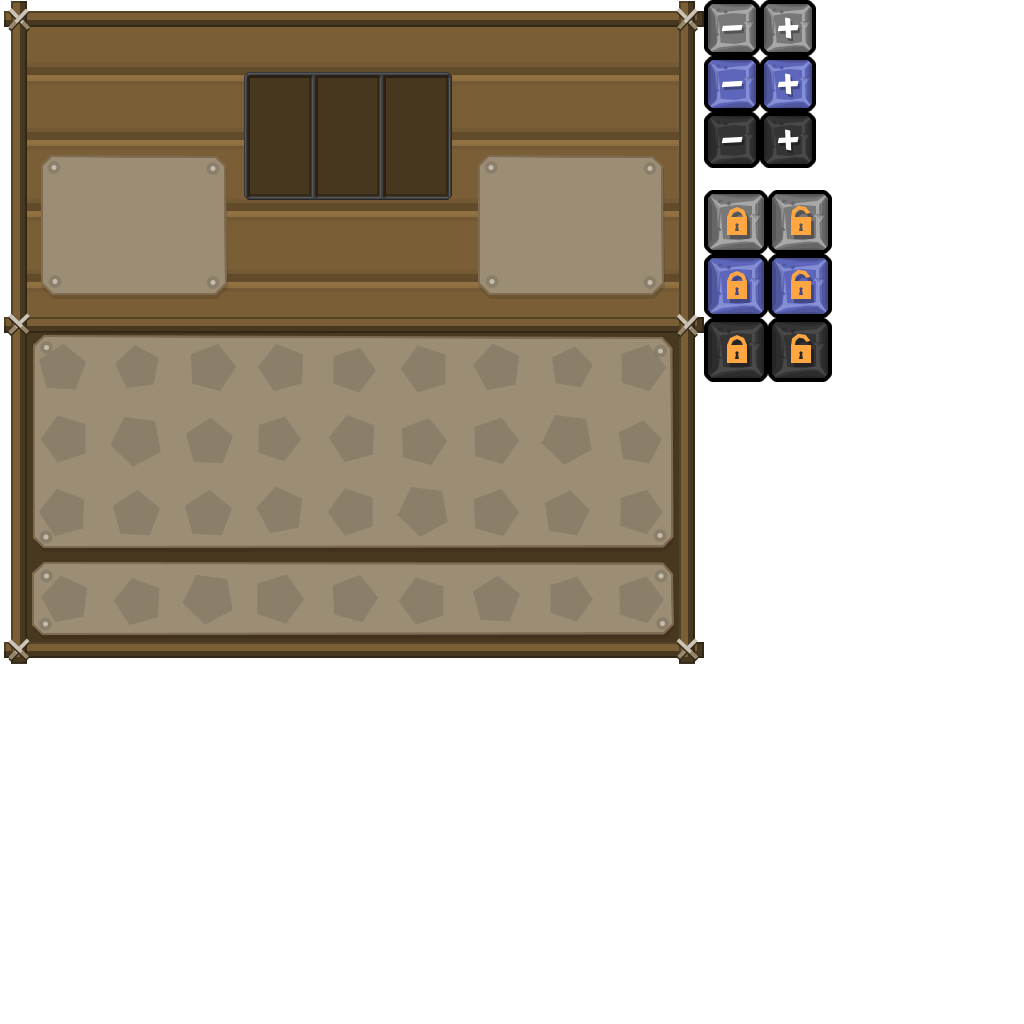
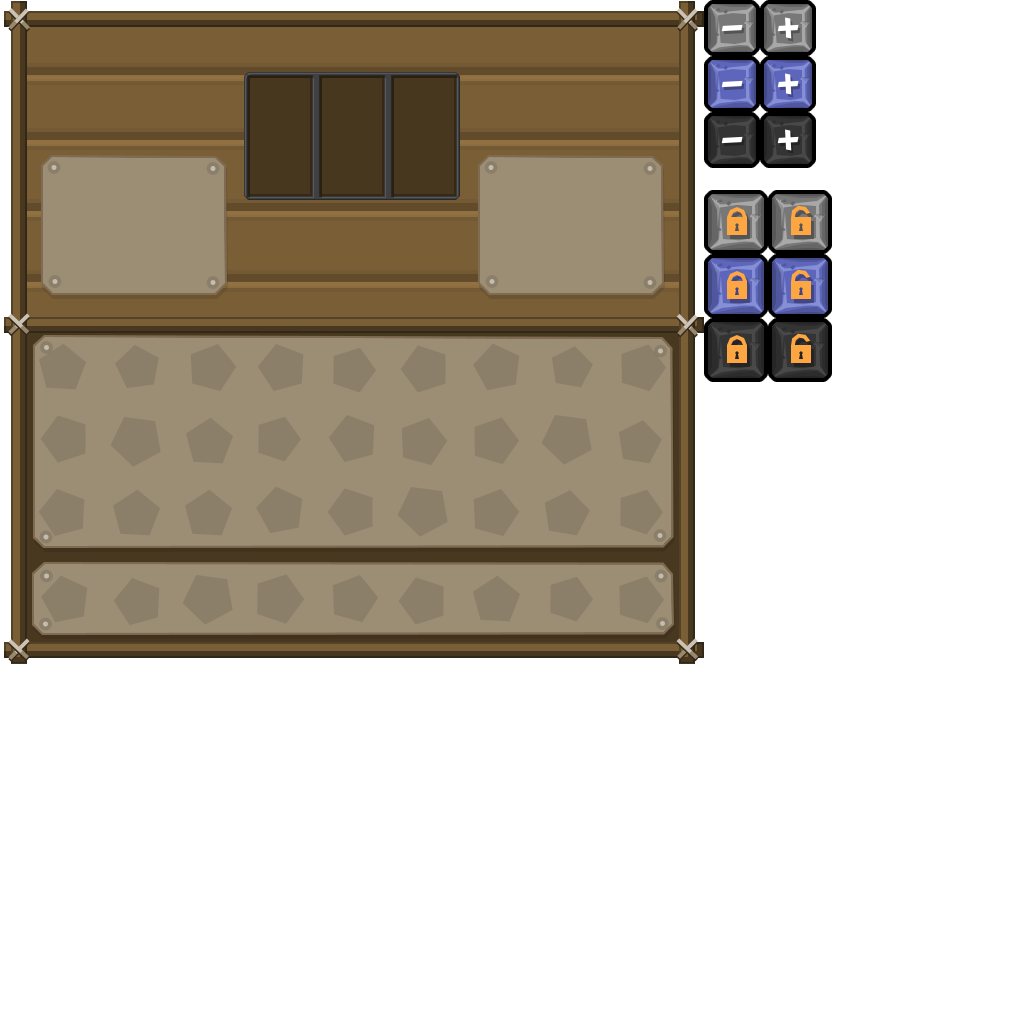
The second 1024px x 1024px image is a revision of the first. Changes to its layers:
painted on "Shape 1" (1st of 13, in "fluid short") over [311, 72, 460, 200]
painted on "Rectangle 1" over [316, 76, 460, 196]
